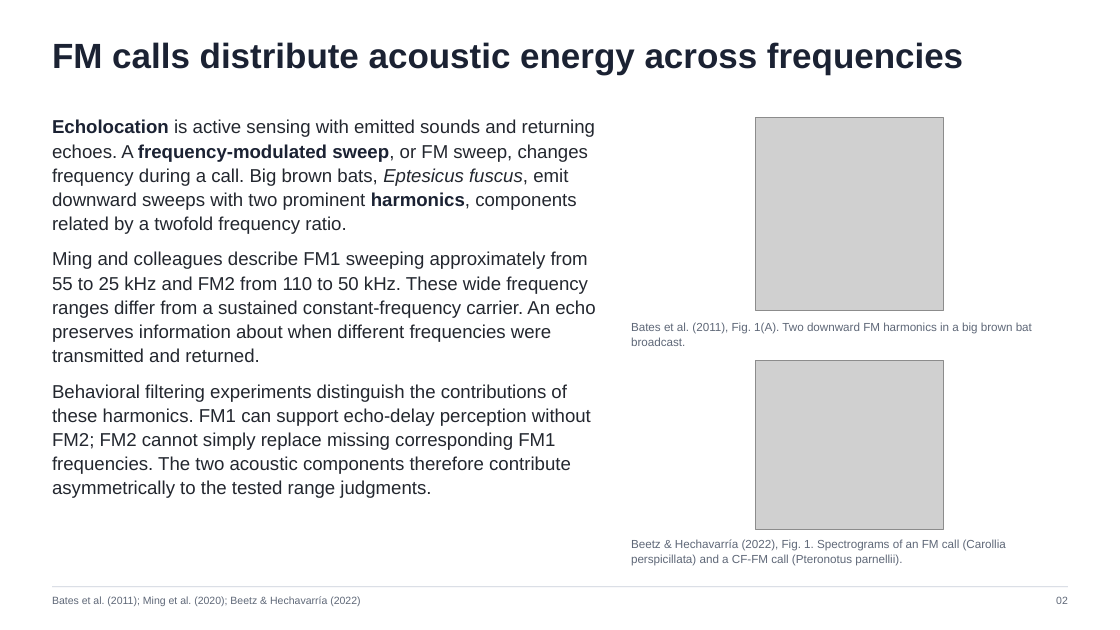
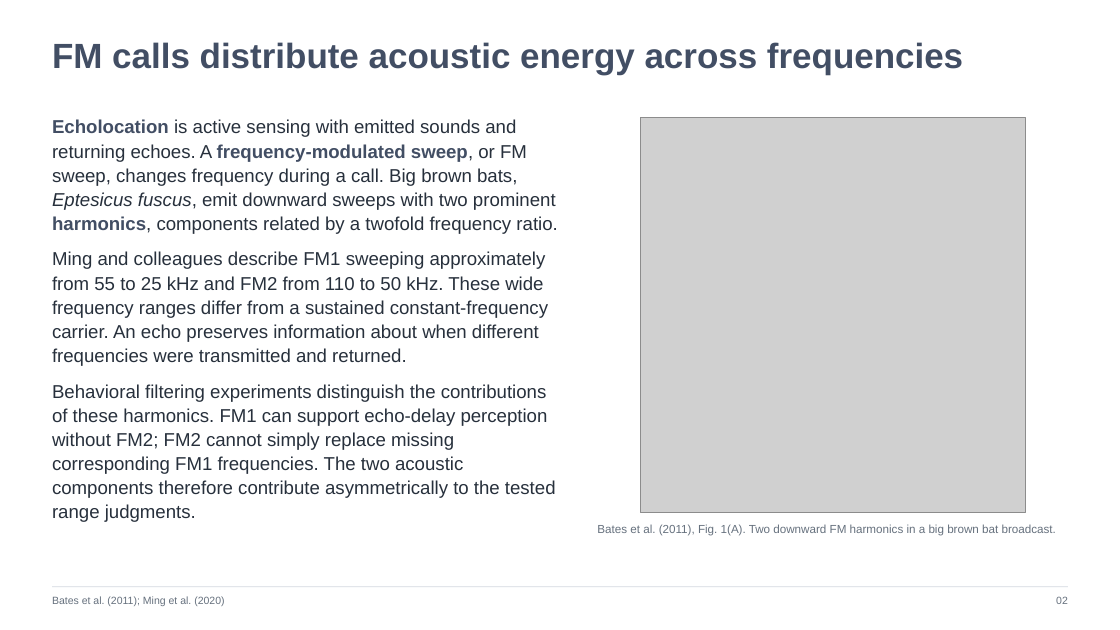
Before and after one commit to jordanxxlopez/NEUROETHOLOGY, a slide deck: slide 2 of lectures/L17/Neuroethology_Lecture17_FA2026.pptx. Drawn at 1120x630 pixels with LibreOffice and Linux fonts; fonts in the diff are those of the drawing; grey boxes stand for pictures. Boxes give left, top, right and bottom in pixels: in the first picture for what was removed or moved away, otherwise in the second. Text is boxed around its words. In the diff, an @@ line names an element or a change of style, - is before the commit and + after.

Commit message:
Rebuild Lecture 17 with 44 article figure slides and two-column layout

```diff
--- a/lectures/L17/Neuroethology_Lecture17_FA2026.pptx
+++ b/lectures/L17/Neuroethology_Lecture17_FA2026.pptx
@@ text "FM calls distribute acoustic energy ..." at <box>52,42,963,75</box>: text colour #1B2233 to #424E64 @@
@@ text "Echolocation is active sensing with ..." at <box>52,119,557,522</box>: text colour #1B2233 to #424E64 in "Echolocation frequency-modulated sweep, harmonics,"; text colour #23272F to #27303C @@
@@ picture: place and size @@
-picture at <box>756,118,944,310</box>
+picture at <box>640,118,1025,513</box>
@@ picture removed at <box>756,360,944,529</box> @@
@@ text "Bates et al. (2011), Fig. ...": place and size @@
-text "Bates et al. (2011), Fig. ..." at <box>631,322,1032,346</box>
+text "Bates et al. (2011), Fig. ..." at <box>597,524,1056,536</box>
@@ text "Bates et al. (2011), Fig. ..." at <box>597,524,1056,536</box>: text colour #5F6878 to #66717E @@
@@ text removed at <box>631,539,1006,566</box> @@
-Beetz & Hechavarría (2022), Fig. 1. Spectrograms of an FM call (Carollia perspicillata) and a CF-FM call (Pteronotus parnellii).
@@ text at <box>52,596,224,606</box>: text changed; text colour #5F6878 to #66717E @@
-Bates et al. (2011); Ming et al. (2020); Beetz & Hechavarría (2022)
+Bates et al. (2011); Ming et al. (2020)
```
Also in this commit, not shown: 45 other slides changed, 13 other files.
